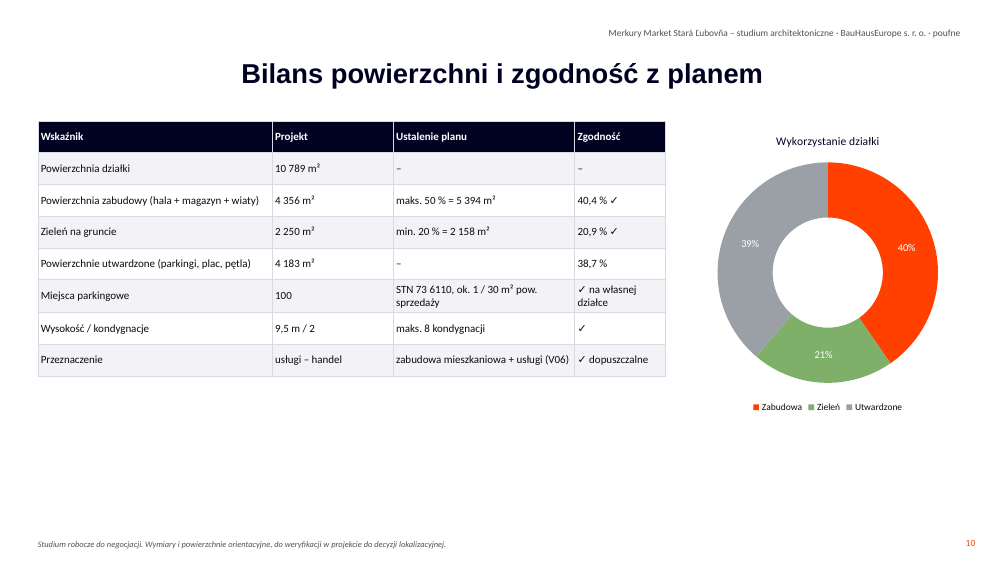
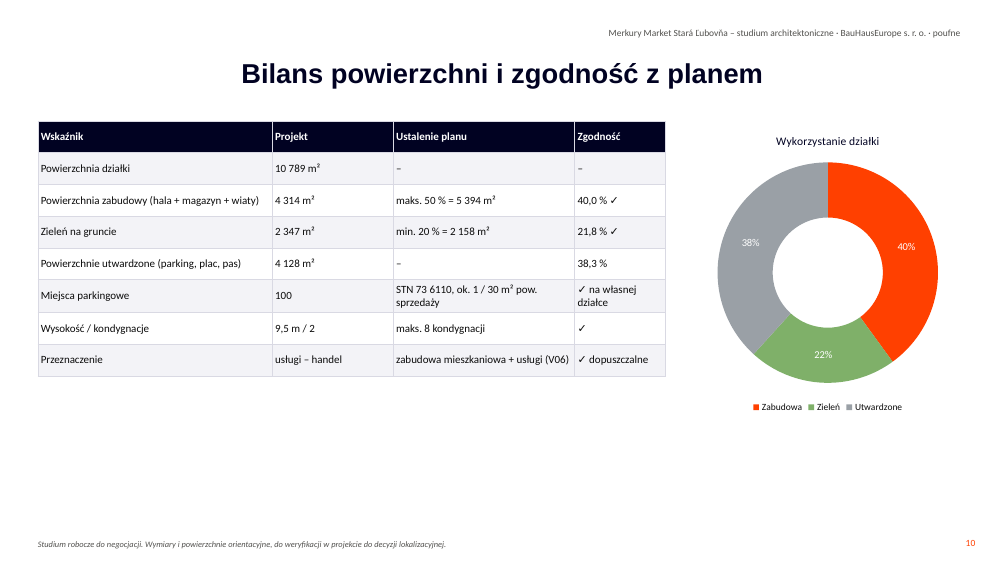
Before and after one commit to Lubo585/Lubo585, a slide deck: slide 10 of business-plan/studia-merkury-market/Studia_sklepu_Merkury_Market_Stara_Lubovna_PL.pptx. Drawn at 1008x567 pixels with LibreOffice and Linux fonts; fonts in the diff are those of the drawing; background and template pictures are left out. Boxes give left, top, right and bottom in pixels: in the first picture for what was removed or moved away, otherwise in the second. Text is boxed around its words. In the diff, an @@ line names an element or a change of style, - is before the commit and + after.

```diff
--- a/business-plan/studia-merkury-market/Studia_sklepu_Merkury_Market_Stara_Lubovna_PL.pptx
+++ b/business-plan/studia-merkury-market/Studia_sklepu_Merkury_Market_Stara_Lubovna_PL.pptx
@@ table at <box>38,121,665,369</box> @@
-row 3, column 2: 4 356 m²
+row 3, column 2: 4 314 m²
-row 3, column 4: 40,4 % ✓
+row 3, column 4: 40,0 % ✓
-row 4, column 2: 2 250 m²
+row 4, column 2: 2 347 m²
-row 4, column 4: 20,9 % ✓
+row 4, column 4: 21,8 % ✓
-row 5: Powierzchnie utwardzone (parkingi, plac, pętla) | 4 183 m² | – | 38,7 %
+row 5: Powierzchnie utwardzone (parking, plac, pas) | 4 128 m² | – | 38,3 %
@@ doughnut chart at <box>681,121,975,416</box> @@
@@ Wykorzystanie działki, Zieleń: 21 to 22 @@
@@ Wykorzystanie działki, Utwardzone: 39 to 38 @@
```
Also in this commit, not shown: 6 other slides changed, 3 other files.
